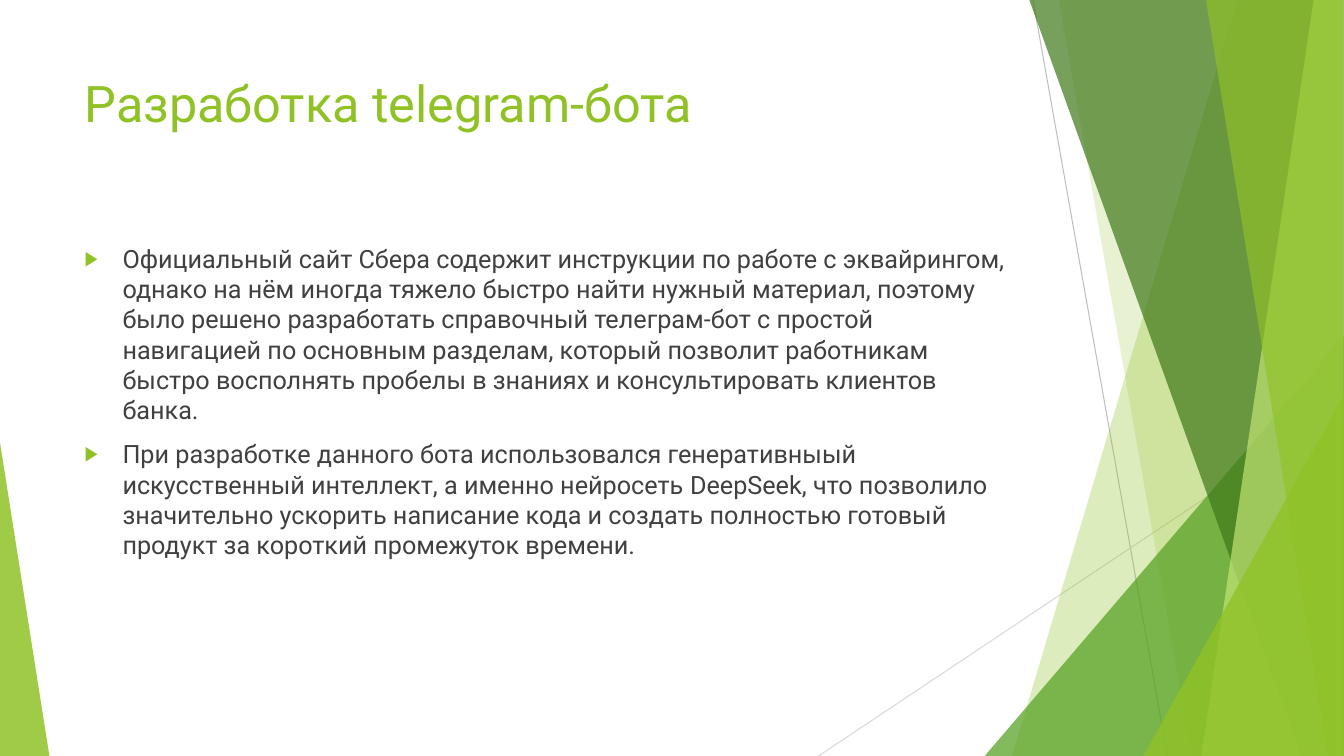
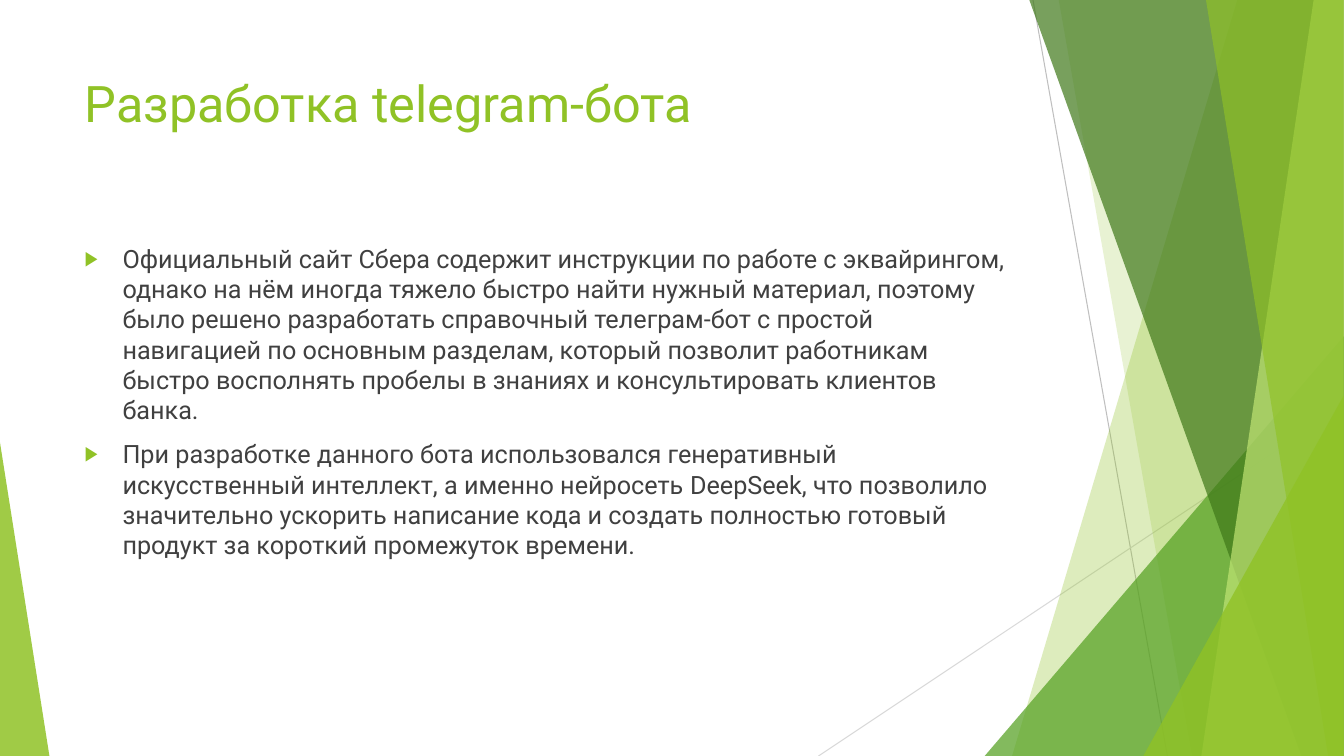
Before and after one commit to Qwerty000101/sber_acquiring_info_tg_bot, a slide deck: slide 3 of docs/Разработка справочного telegram-бота с информацией по эквайрингу.pptx. Drawn at 1344x756 pixels with LibreOffice and Linux fonts; fonts in the diff are those of the drawing. Boxes give left, top, right and bottom in pixels: in the first picture for what was removed or moved away, otherwise in the second. Text is boxed around its words. In the diff, an @@ line names an element or a change of style, - is before the commit and + after.

Commit message:
'Fix

```diff
--- a/docs/Разработка справочного telegram-бота с информацией по эквайрингу.pptx
+++ b/docs/Разработка справочного telegram-бота с информацией по эквайрингу.pptx
@@ text at (123,444,987,560): text changed @@
-▶ При разработке данного бота использовался генеративныый искусственный интеллект, а именно нейросеть DeepSeek, что позволило значительно ускорить написание кода и создать полностью готовый продукт за короткий промежуток времени.
+▶ При разработке данного бота использовался генеративный искусственный интеллект, а именно нейросеть DeepSeek, что позволило значительно ускорить написание кода и создать полностью готовый продукт за короткий промежуток времени.
```
Also in this commit, not shown: 1 other slide changed.
